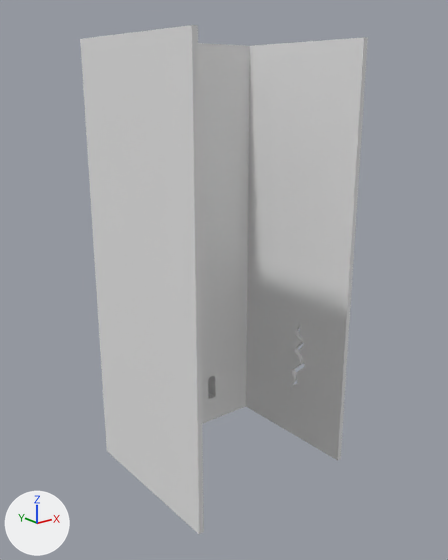
The FBX model T-800/Assets/Art/FBX/Blockout/env_st_salle_3_Mur_1.fbx, before and after one commit.
One viewpoint serves both versions: a camera (50 mm lens) standing at (-123.2, -20.9, 105.1) and looking at (-10.9, 119.5, 48.9). Lighting does not change. The marker at lower left points along +X, +Y and +Z. Where no turn or scale is listed for an object, it has been applied to the vertices.

The first picture shows 'Salle_3_Mur'.
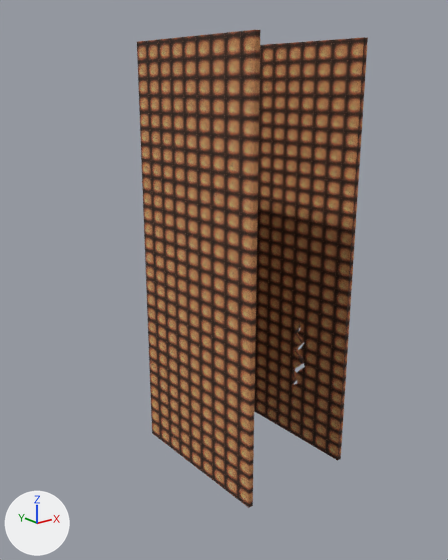
What differs and where, as boxes (x1, y1, x2, y2) in the pictures (448 x 560 px; the box of a moved part takes in the faces that stretch with it):
'Salle_3_Mur', recoloured, reshaped, surface changed (grey to brown, 20% narrower, 6% shorter): before (80, 25, 368, 534); after (137, 30, 368, 508)
part 1 of me_mesh, moved or reshaped: before (80, 25, 208, 534); after (137, 30, 260, 508)
part 2 of me_mesh, surface changed (grey to brown): before (205, 37, 368, 460); after (254, 37, 368, 460)

The change, as a list of edits to the scene's bpy script:
```text
Add img_texture_sol_2_jpg:
    img_texture_sol_2_jpg = load_image('texture_sol_2.jpg', '../../textures/sol/texture_sol_2.jpg', 965, 964, 'sRGB')
Add mat_material__57:
    mat_material__57 = principled_material('Material #57')
    mat_material__57.texture = img_texture_sol_2_jpg
    mat_material__57.roughness = 0.859
Change me_mesh:
    used by ob_salle_3_mur; location = (-38.5, 97.8, 32.0)
    remove me_mesh.from_pydata(...)  # 488 vertices, 481 faces; spans x -1.1..57.0, y -3.3..49.1, z -44.6..85.4
    add me_mesh.from_pydata(...)  # 488 vertices, 481 faces; spans x 16.9..57.0, y -3.3..49.1, z -44.6..85.4
    me_mesh part 1: all 102 vertices in x -1.1..0.4, y -3.3..49.1, z -44.6..85.4 are moved by (18.0, 0.0, 0.0)
    me_mesh part 2: texture (UV) coordinates of 481 of 481 faces, centred in x -1.1..57.0, y -3.3..49.1, z -44.6..85.4, changed; they spanned u 0.0..1.0, v 0.0..1.0 and now span u -3.9..4.84, v -13.16..14.17
    add me_mesh.materials.append(mat_material__57)  # picture img_texture_sol_2_jpg
```
